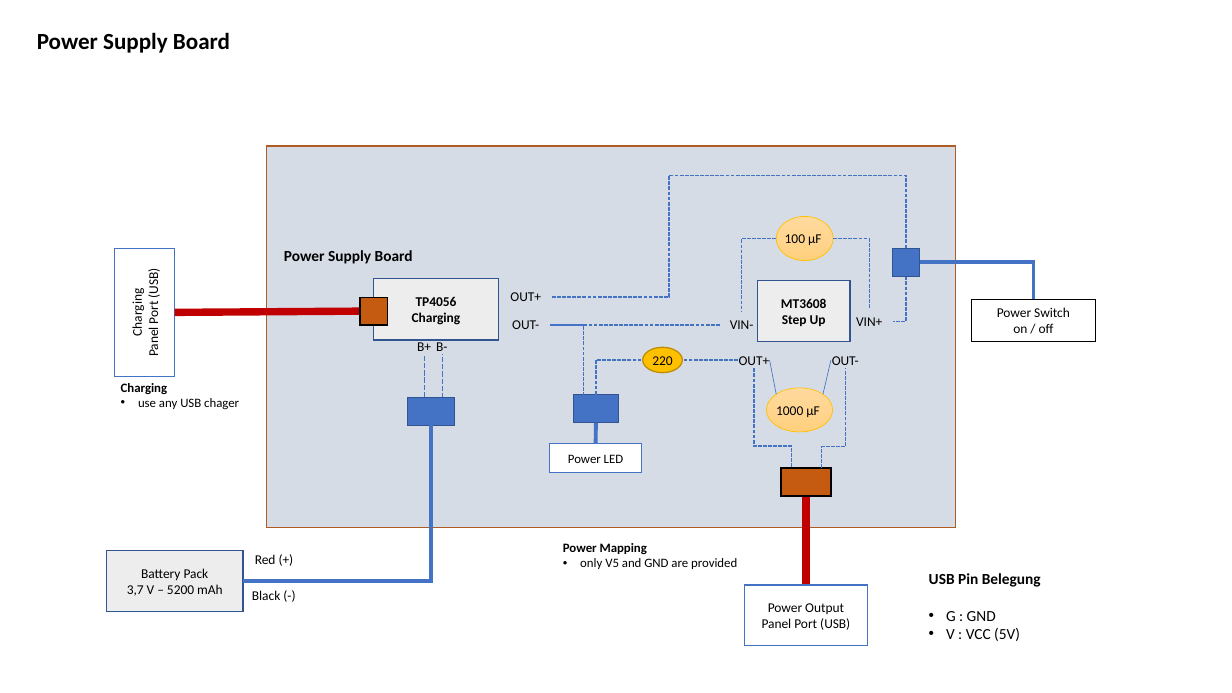
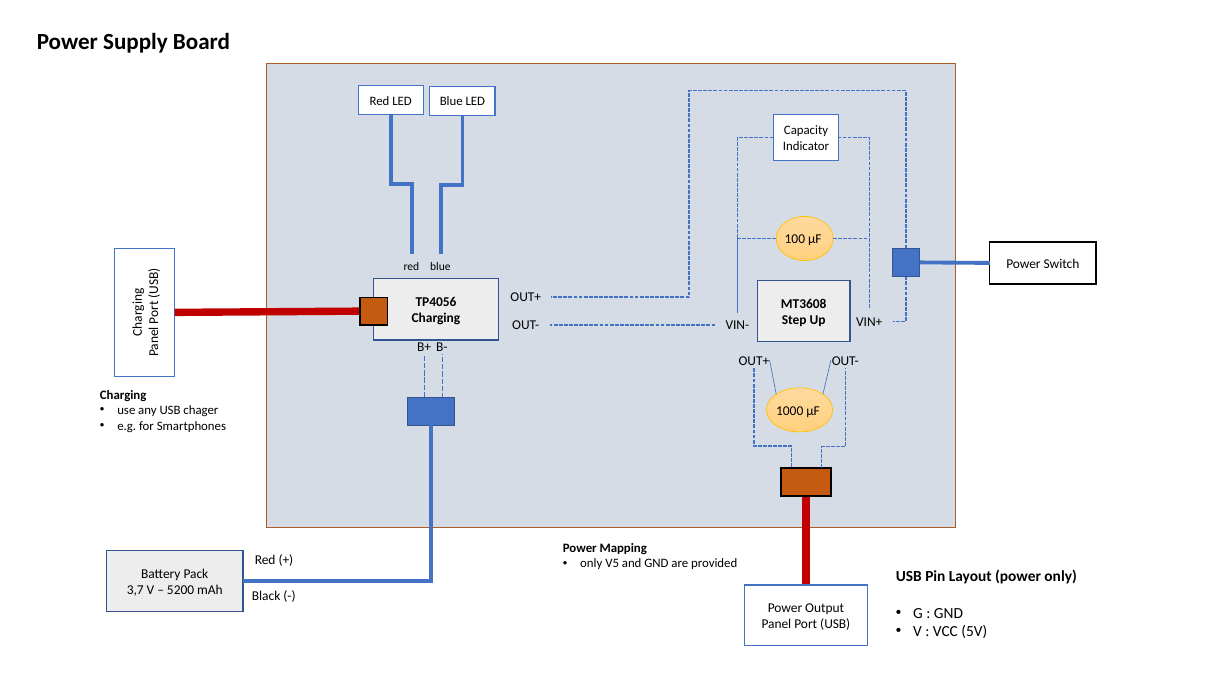
Before and after one commit to jeskes/activityboard, a slide deck: slide 12 of Activityboard.pptx. Drawn at 1232x693 pixels with LibreOffice and Linux fonts; fonts in the diff are those of the drawing. Boxes give left, top, right and bottom in pixels: in the first picture for what was removed or moved away, otherwise in the second. Text is boxed around its words. In the diff, an @@ line names an element or a change of style, - is before the commit and + after.

```diff
--- a/Activityboard.pptx
+++ b/Activityboard.pptx
@@ rectangle: place and size @@
-rectangle at (266, 146, 956, 528)
+rectangle at (266, 64, 956, 528)
@@ rectangle "Red LED": place and size @@
-rectangle "Red LED" at (550, 444, 642, 472)
+rectangle "Red LED" at (359, 86, 424, 115)
@@ rectangle added at (430, 87, 495, 116), fill #FFFFFF, outline #4472C4 1 pt, 10 pt, text #000000 @@
+Blue LED
@@ text in rectangle at (370, 96, 412, 105): text changed @@
-Power LED
+Red LED
@@ elbow line added from (391, 115) to (412, 254), #4472C4 3 pt @@
@@ elbow line added from (462, 116) to (441, 254), #4472C4 3 pt @@
@@ elbow line (906, 249) - (552, 298): route changed @@
@@ rectangle added at (774, 115, 839, 161), fill #FFFFFF, outline #4472C4 1 pt, 10 pt, text #000000 @@
+Capacity Indicator
@@ elbow line added from (774, 138) to (738, 312), #4472C4 1 pt dashed @@
@@ elbow line moved from (584, 396) - (550, 325) to (870, 308) - (839, 138) @@
@@ elbow line moved from (776, 238) - (742, 312) to (776, 238) - (738, 312) @@
@@ text removed at (284, 250, 413, 264) @@
-Power Supply Board
@@ text added at (404, 262, 420, 270), 9 pt, text #000000 @@
+red
@@ text added at (430, 262, 451, 270), 9 pt, text #000000 @@
+blue
@@ elbow line moved from (1033, 299) - (920, 262) to (990, 263) - (920, 262) @@
@@ elbow line (990, 263) - (920, 262): elbow line to line @@
@@ rectangle "Power Switch": place and size @@
-rectangle "Power Switch" at (971, 299, 1096, 341)
+rectangle "Power Switch" at (990, 242, 1096, 284)
@@ text in rectangle at (1006, 258, 1080, 268): text changed @@
-Power Switch
-on / off
+Power Switch
@@ line moved from (720, 325) - (550, 325) to (715, 325) - (550, 325) @@
@@ text "VIN-": place and size @@
-text "VIN-" at (730, 320, 754, 329)
+text "VIN-" at (726, 320, 750, 329)
@@ ellipse removed at (643, 348, 683, 372) @@
-220
@@ text "Charging": place and size @@
-text "Charging" at (121, 383, 239, 409)
+text "Charging" at (100, 390, 226, 433)
@@ elbow line removed from (596, 395) to (643, 360) @@
@@ line removed from (738, 360) to (683, 360) @@
@@ rectangle removed at (574, 395, 619, 422) @@
@@ text at (117, 421, 226, 433): paragraph added @@
+• e.g. for Smartphones
@@ line removed from (596, 444) to (596, 422) @@
@@ text "USB Pin Layout (power only)": place and size @@
-text "USB Pin Layout (power only)" at (929, 573, 1041, 641)
+text "USB Pin Layout (power only)" at (896, 569, 1076, 638)
@@ text at (896, 569, 1076, 584): text changed @@
-USB Pin Belegung
+USB Pin Layout (power only)
```
Also in this commit, not shown: 6 other slides changed, 1 slide added, 2 other files.
